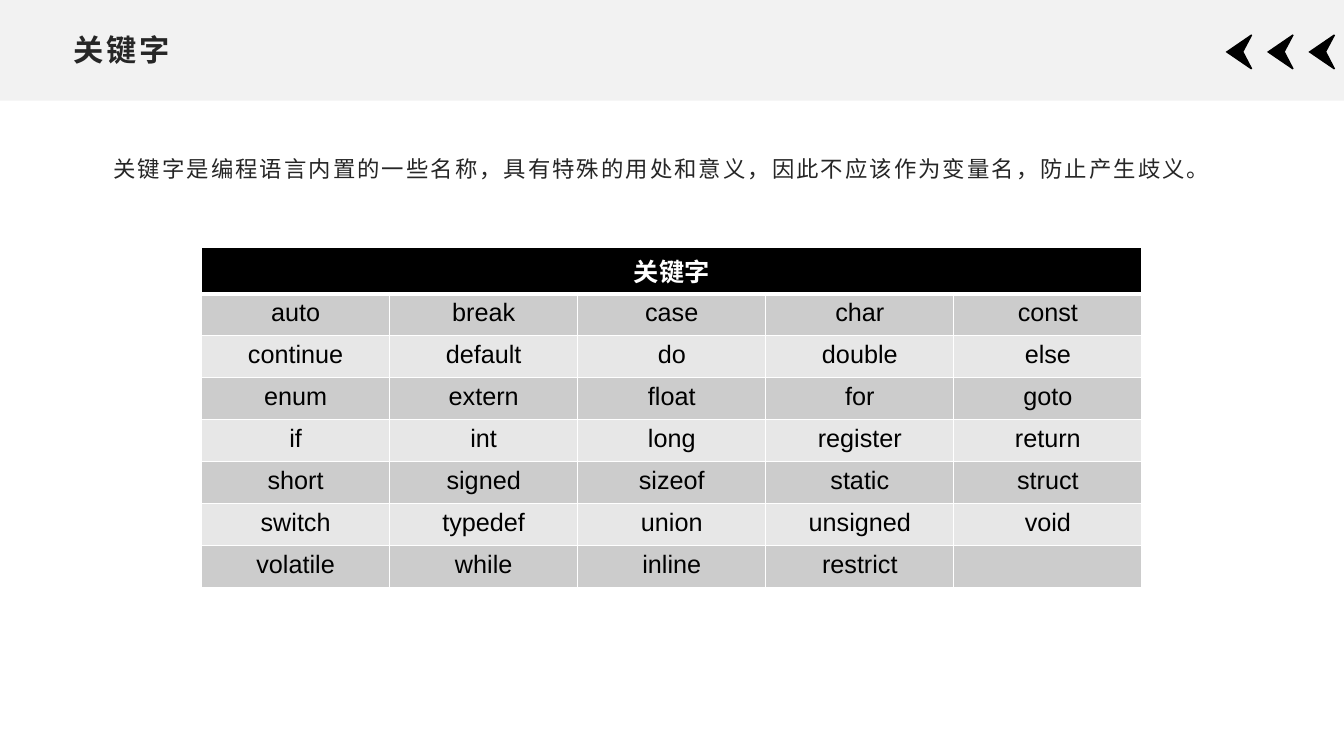
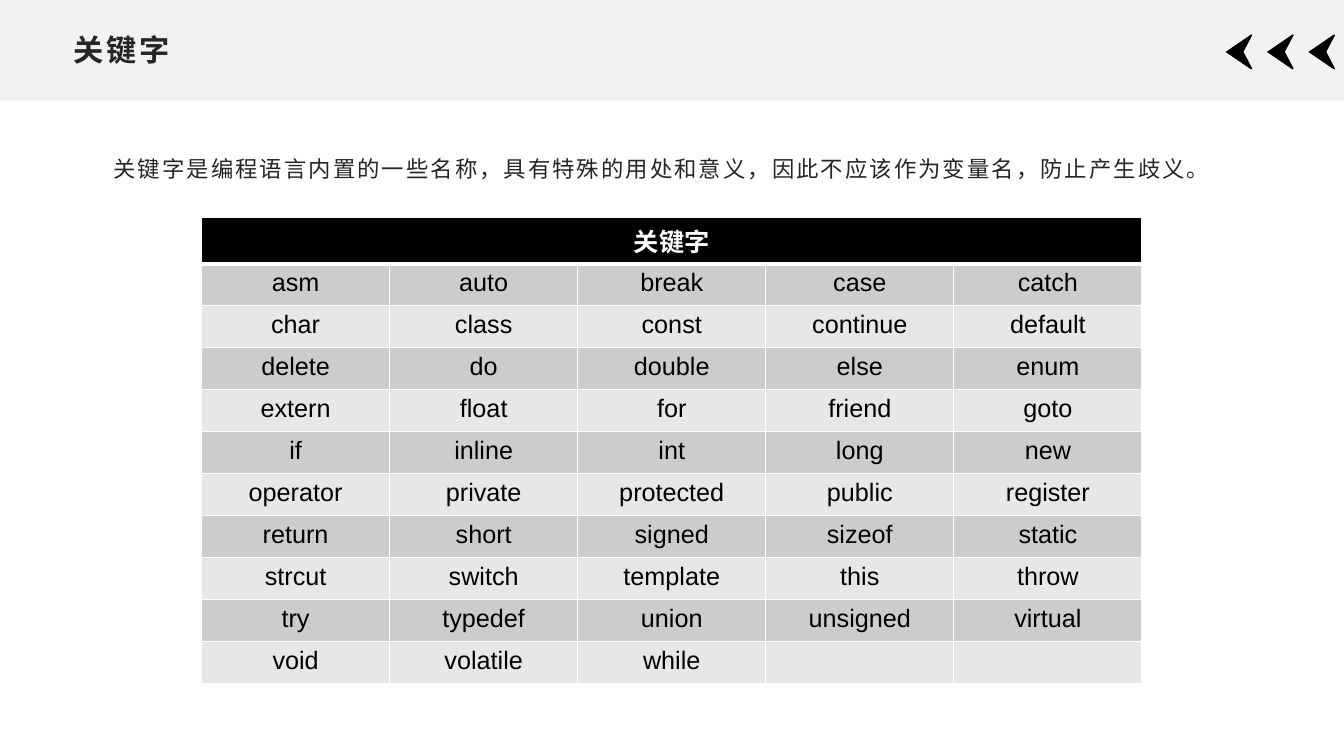
Before and after one commit to xdai02/C_Plus_Plus, a slide deck: slide 11 of slides/Chapter1.pptx. Drawn at 1344x756 pixels with LibreOffice and Linux fonts; fonts in the diff are those of the drawing. Boxes give left, top, right and bottom in pixels: in the first picture for what was removed or moved away, otherwise in the second. Text is boxed around its words. In the diff, an @@ line names an element or a change of style, - is before the commit and + after.

```diff
--- a/slides/Chapter1.pptx
+++ b/slides/Chapter1.pptx
@@ table at (202,217,1144,679) @@
-row 2: auto | break | case | char | const
-row 3: continue | default | do | double | else
-row 4: enum | extern | float | for | goto
-row 5: if | int | long | register | return
-row 6: short | signed | sizeof | static | struct
-row 7: switch | typedef | union | unsigned | void
-row 8: volatile | while | inline | restrict | 
+row 2: asm | auto | break | case | catch
+row 3: char | class | const | continue | default
+row 4: delete | do | double | else | enum
+row 5: extern | float | for | friend | goto
+row 6: if | inline | int | long | new
+row 7: operator | private | protected | public | register
+row 8: return | short | signed | sizeof | static
+row 9: strcut | switch | template | this | throw
+row 10: try | typedef | union | unsigned | virtual
+row 11: void | volatile | while |  | 
@@ table: place and size @@
-table at (202,247,1144,583)
+table at (202,217,1144,679)
```
Also in this commit, not shown: 10 other slides changed, 2 slides added, 1 slide removed, 9 other files.
